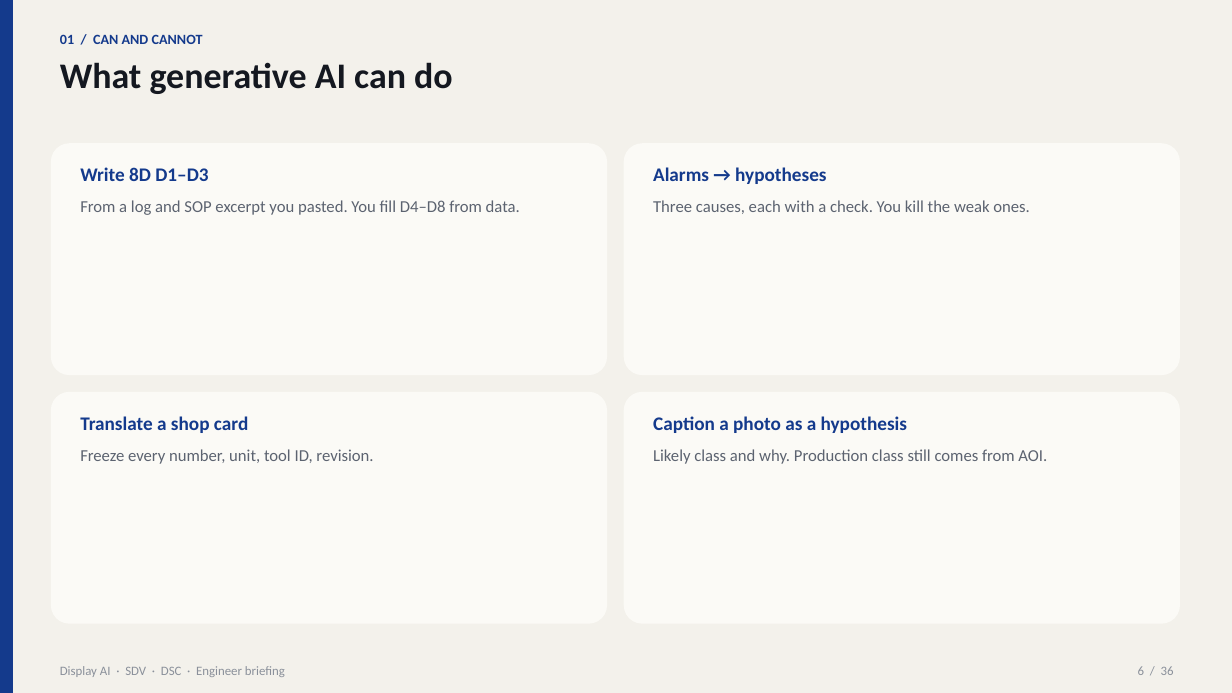
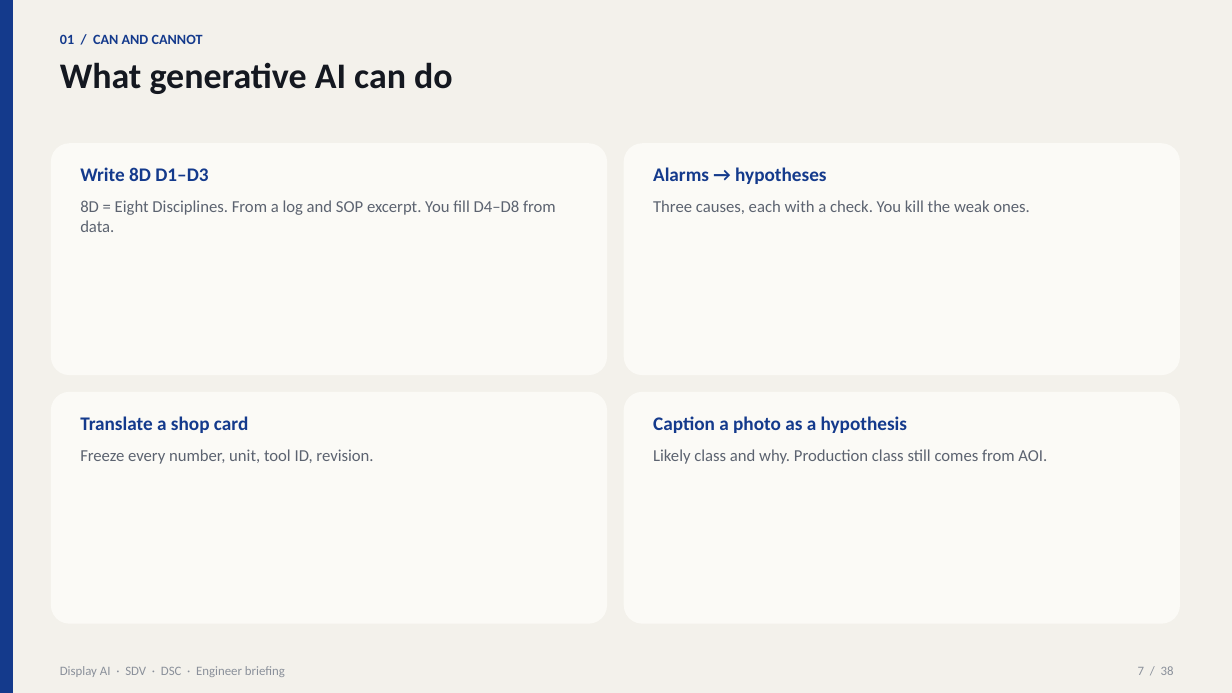
Before and after one commit to beyondlatent/welcome, a slide deck: slide 7 of Display-AI-Briefing-SDV-DSC.pptx (slide 6 before the commit). Drawn at 1232x693 pixels with LibreOffice and Linux fonts; fonts in the diff are those of the drawing. Boxes give left, top, right and bottom in pixels: in the first picture for what was removed or moved away, otherwise in the second. Text is boxed around its words. In the diff, an @@ line names an element or a change of style, - is before the commit and + after.

```diff
--- a/Display-AI-Briefing-SDV-DSC.pptx
+++ b/Display-AI-Briefing-SDV-DSC.pptx
@@ text at [80,200,556,232]: text changed @@
-From a log and SOP excerpt you pasted. You fill D4–D8 from data.
+8D = Eight Disciplines. From a log and SOP excerpt. You fill D4–D8 from data.
@@ text at [1138,666,1174,675]: text changed @@
-6 / 36
+7 / 38
```
Also in this commit, not shown: 33 other slides changed, 2 slides added, 3 other files.
